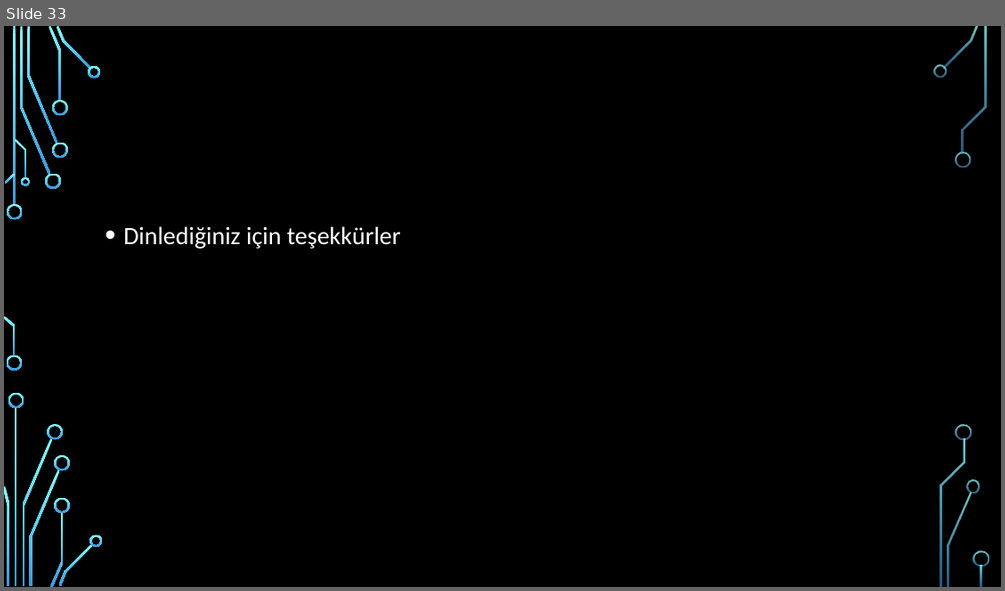
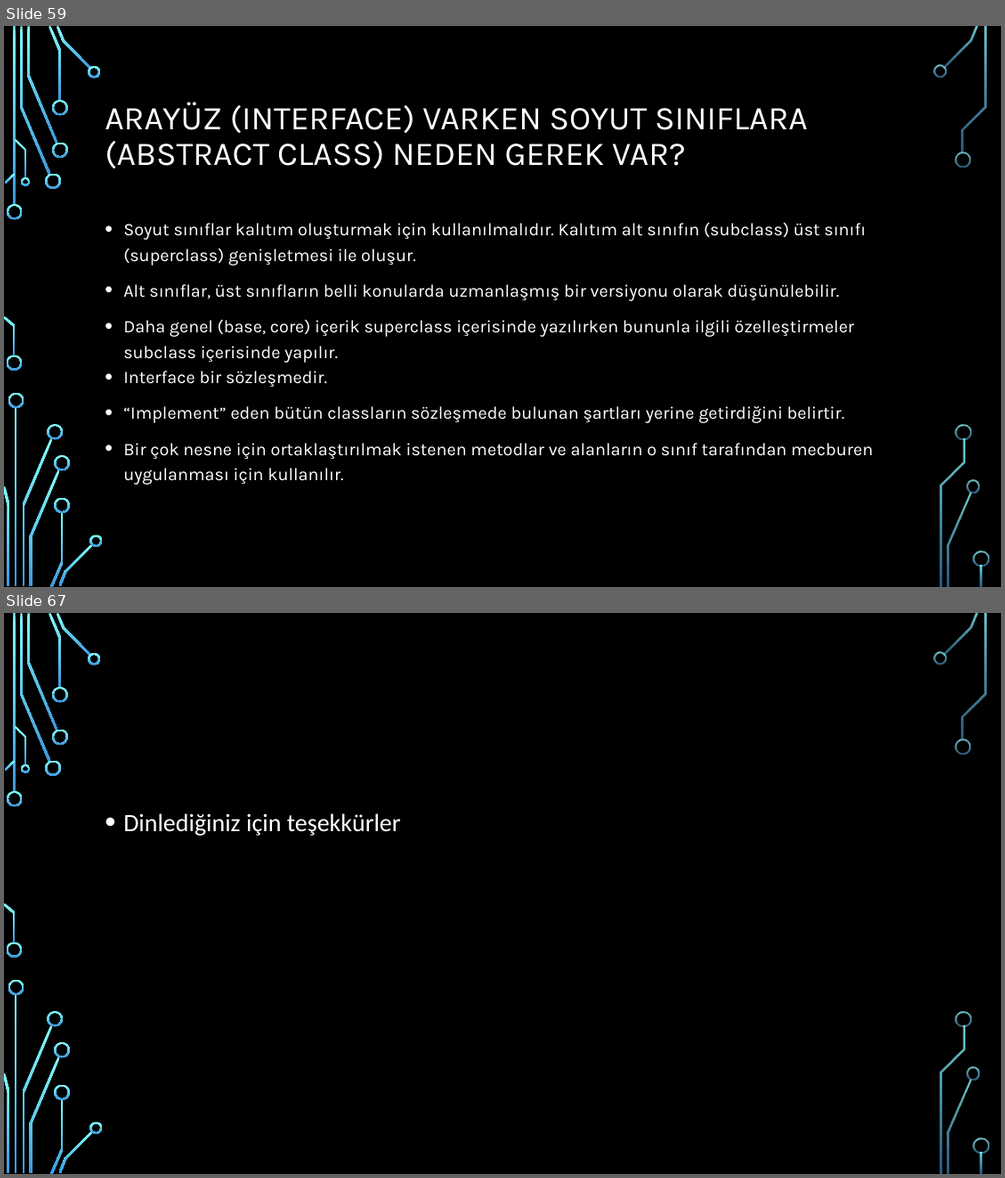
Before and after one commit to burakduman-bilgeadam/sunum, a slide deck: OOPPart2.pptx. Shown one above the other, each under a label of ours: slide 33 before the commit, slides 59 and 67 after it; the slides between them are not shown. The pictures are 1005x591 and 1005x1178 pixels, drawn with LibreOffice and Linux fonts; fonts in the diff are those of the drawing; background and template pictures are left out. Boxes give left, top, right and bottom in pixels: in the first picture for what was removed or moved away, otherwise in the second. Text is boxed around its words. In the diff, an @@ line names an element or a change of style, - is before the commit and + after.

```diff
--- a/OOPPart2.pptx
+++ b/OOPPart2.pptx
@@ slide 59 added at bbox=[4, 26, 1001, 587], background picture (left out); not listed: 36 template elements that a slide beside it also shows @@
@@ title added at bbox=[105, 102, 808, 168], 32 pt, text #FFFFFF @@
+ARAYÜZ (INTERFACE) VARKEN SOYUT SINIFLARA (ABSTRACT CLASS) NEDEN GEREK VAR?
@@ text added at bbox=[123, 222, 873, 484], 17 pt, text #FFFFFF @@
+• Soyut sınıflar kalıtım oluşturmak için kullanılmalıdır. Kalıtım alt sınıfın (subclass) üst sınıfı (superclass) genişletmesi ile oluşur.
+• Alt sınıflar, üst sınıfların belli konularda uzmanlaşmış bir versiyonu olarak düşünülebilir.
+• Daha genel (base, core) içerik superclass içerisinde yazılırken bununla ilgili özelleştirmeler subclass içerisinde yapılır.
+• Interface bir sözleşmedir.
+• “Implement” eden bütün classların sözleşmede bulunan şartları yerine getirdiğini belirtir.
+• Bir çok nesne için ortaklaştırılmak istenen metodlar ve alanların o sınıf tarafından mecburen uygulanması için kullanılır.
@@ what was slide 33 is now slide 67 @@
```
Also in this commit, not shown: 3 slides changed, 33 other slides added.
